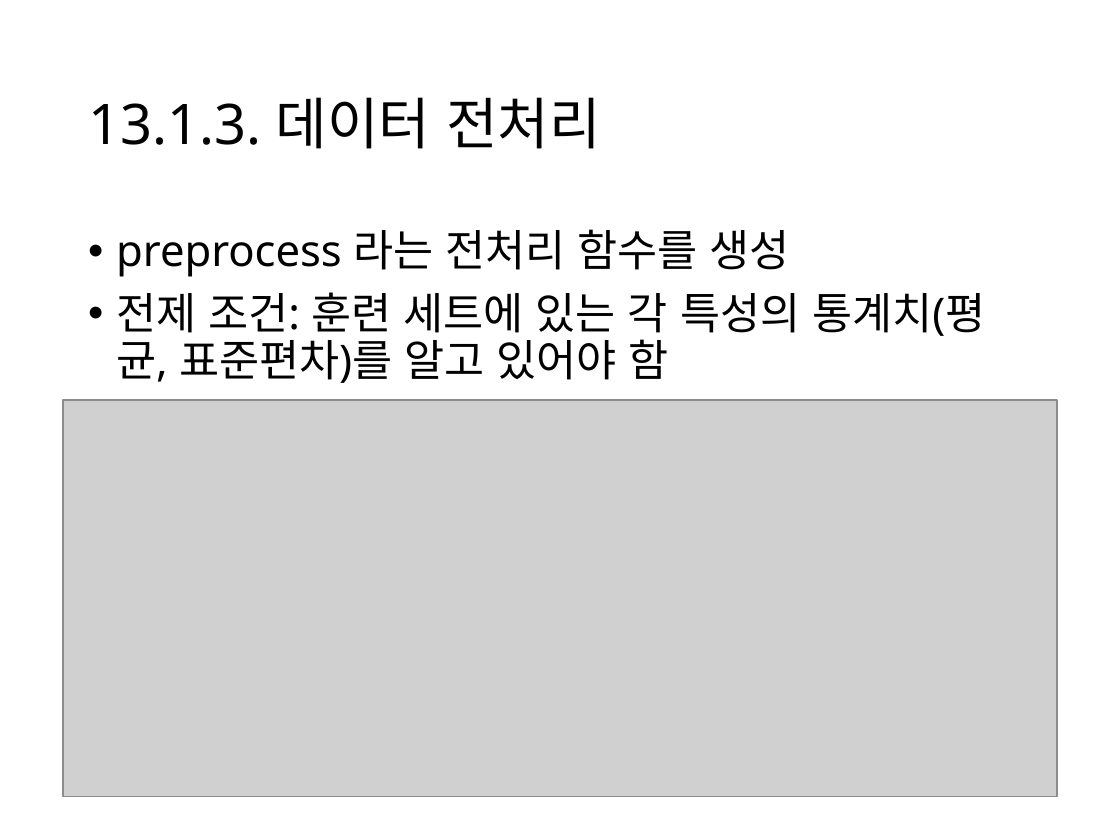
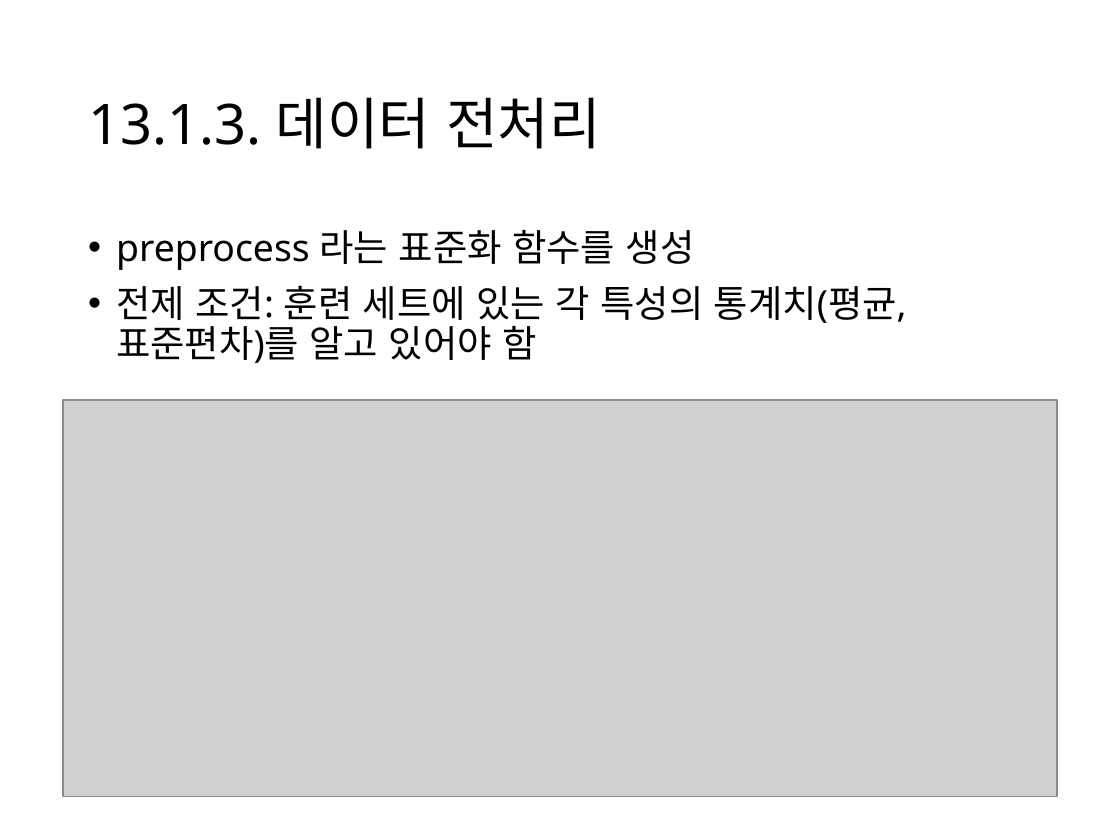
Before and after one commit to Kwan-Gu/data_science, a slide deck: slide 3 of ML/HandsOn/13/13_1_3_데이터전처리.pptx. Drawn at 1120x840 pixels with LibreOffice and Linux fonts; fonts in the diff are those of the drawing; grey boxes stand for pictures. Boxes give left, top, right and bottom in pixels: in the first picture for what was removed or moved away, otherwise in the second. Text is boxed around its words. In the diff, an @@ line names an element or a change of style, - is before the commit and + after.

Commit message:
Create 13_1_3_데이터전처리

```diff
--- a/ML/HandsOn/13/13_1_3_데이터전처리.pptx
+++ b/ML/HandsOn/13/13_1_3_데이터전처리.pptx
@@ text at <box>116,230,695,270</box>: text changed; size 28 to 24 pt @@
-• preprocess 라는 전처리 함수를 생성
+• preprocess 라는 표준화 함수를 생성
@@ text at <box>116,285,907,363</box>: size 28 to 24 pt in "전제 조건: 훈련 세트에 있는 각 특성의 ..." @@
```
Also in this commit, not shown: 2 other slides changed, 12 slides added, 2 other files.
